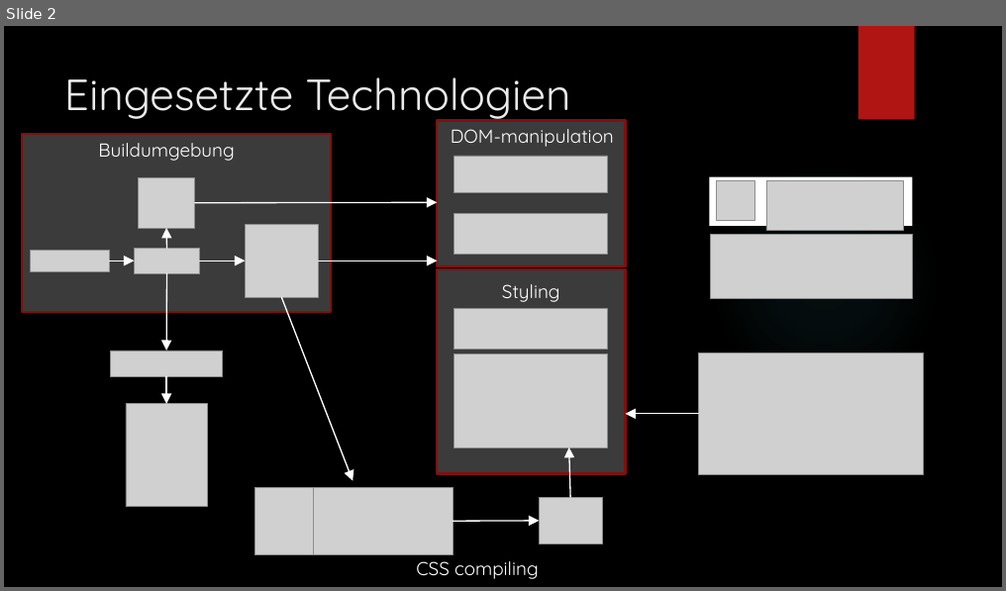
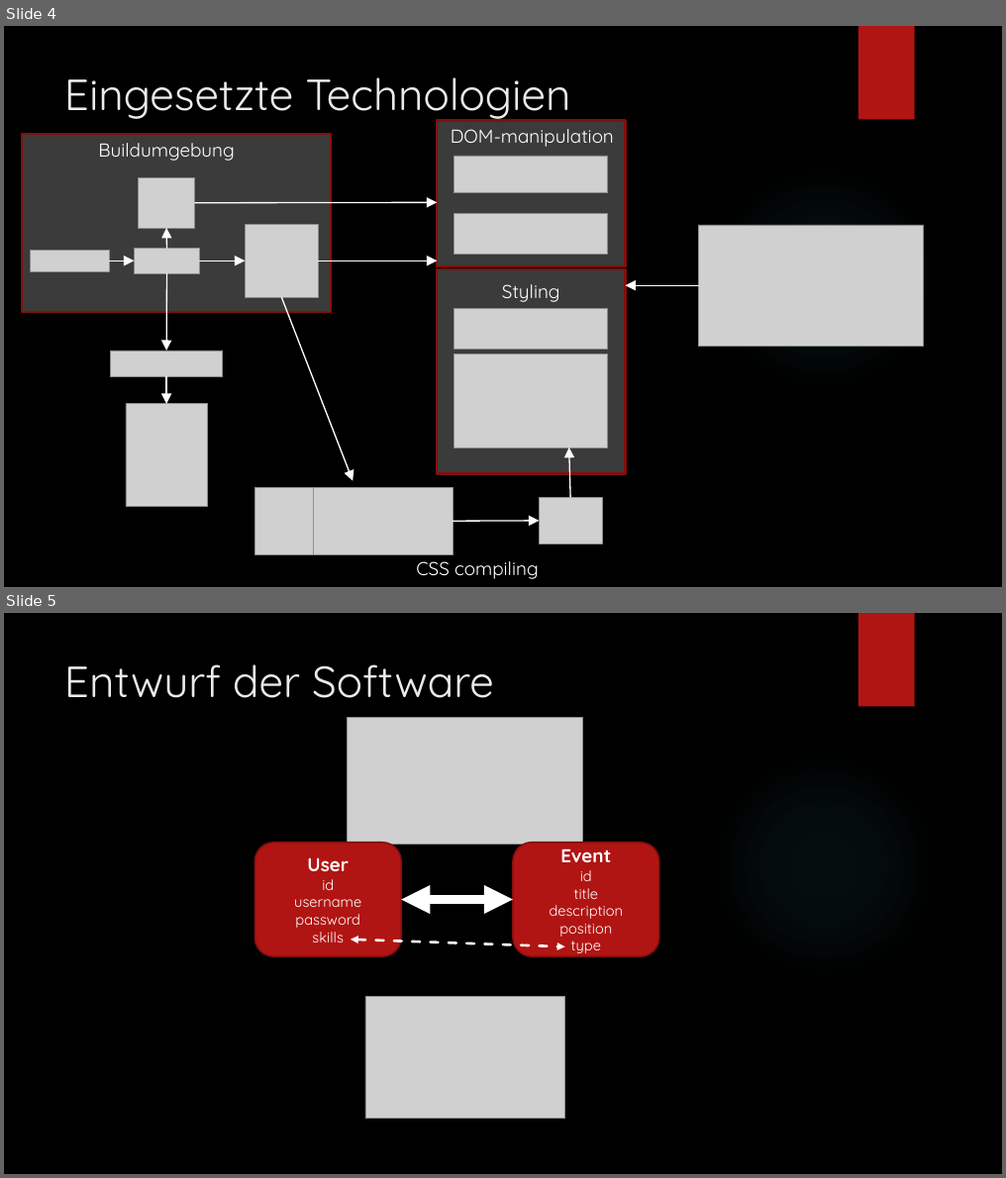
Before and after one commit to juliantiemann/eMergency, a slide deck: data/Dokumente/Präsentation.pptx. Shown one above the other, each under a label of ours: slide 2 before the commit, slides 4 and 5 after it. The pictures are 1006x591 and 1006x1178 pixels, drawn with LibreOffice and Linux fonts; fonts in the diff are those of the drawing; grey boxes stand for pictures; background and template pictures are left out. Boxes give left, top, right and bottom in pixels: in the first picture for what was removed or moved away, otherwise in the second. Text is boxed around its words. In the diff, an @@ line names an element or a change of style, - is before the commit and + after.

```diff
--- a/data/Dokumente/Präsentation.pptx
+++ b/data/Dokumente/Präsentation.pptx
@@ slide 5 added at [4,613,1002,1174], background picture (left out); not listed: 2 template elements that a slide beside it also shows @@
@@ title added at [64,664,494,698], 42 pt, text #EBEBEB @@
+Entwurf der Software
@@ picture added at [347,718,583,845] @@
@@ rounded rectangle added at [254,843,402,958], fill #B01513, outline #82100E 1.5 pt, 14 pt, text #FFFFFF @@
+User
+id
+username
+password
+skills
@@ rounded rectangle added at [513,843,659,958], fill #B01513, outline #82100E 1.5 pt, 14 pt, text #FFFFFF @@
+Event
+id
+title
+description
+position
+type
@@ double arrow added from (402, 900) to (513, 900), #FFFFFF 9.25 pt @@
@@ double arrow added from (350, 940) to (564, 947), #FFFFFF 2.5 pt dashed @@
@@ picture added at [365,997,565,1119] @@
@@ what was slide 2 is now slide 4 @@
@@ slide 4 changed as well @@
@@ rectangle removed at [709,177,912,226] @@
@@ picture removed at [716,181,754,220] @@
@@ picture removed at [767,181,904,230] @@
@@ picture: place and size @@
-picture at [699,353,924,474]
+picture at [699,225,924,347]
@@ picture removed at [711,234,913,298] @@
@@ arrow moved from (699, 414) - (626, 414) to (699, 285) - (626, 285) @@
```
Also in this commit, not shown: 1 other slide changed, 3 other slides added, 5 other files.
